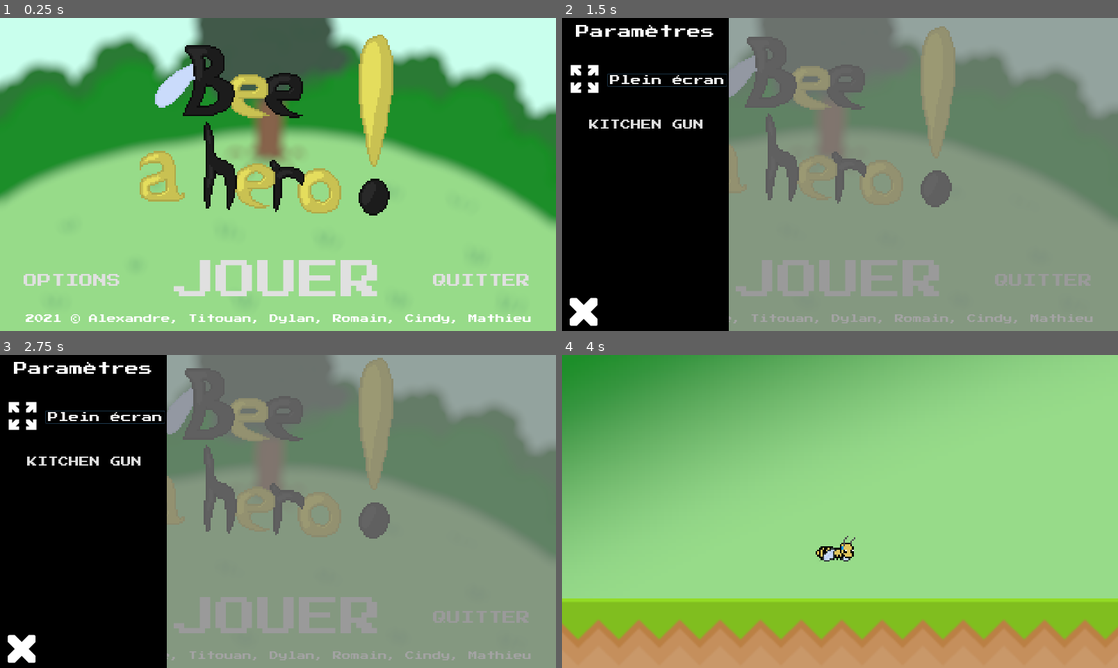
Above: before the commit, frames 1-4 (two rows, left to right).
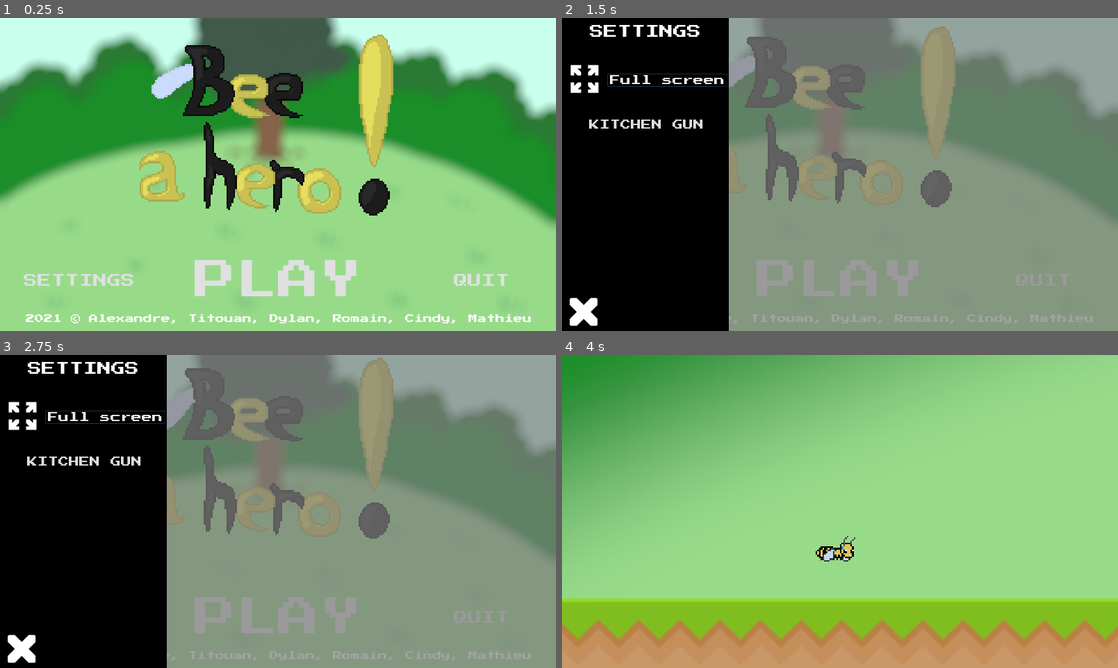
Above: after the commit, the same moments.

Repository: djalexkidd/bee-a-hero
Game: Godot game, scene res://scenes/MainMenu.tscn
Two runs of this game, one before a commit and one after it. Both use one fixed random seed, a clock stepped at 60 frames per second and the inputs below.
Inputs:
- Up to frame 1 (0.25 s): no input
- Up to frame 2 (1.5 s): click "OPTIONS" (after the commit: "SETTINGS") at 0.5 s; click "Plein écran" (after the commit: "Full screen") at 1.25 s
- Up to frame 3 (2.75 s): click "JOUER" (after the commit: "PLAY") at 2 s
- Up to frame 4 (4 s): click "JOUER" (after the commit: "PLAY") at 2.75 s; tap Enter (fire) at 3.5, 3.6 s; hold Right (right) from 3.53 s (still down)

The runs differ from the first frame. In frame 1, 2.8% of the frame differs, in the area x 4-96%, y 14-89%; in frame 2, 2.8%; in frame 3, 2.8%; in frame 4, nothing differs.

Commit message:
Traduction

Diff:
--- a/scenes/MainMenu.tscn
+++ b/scenes/MainMenu.tscn
@@ -171,7 +171,7 @@
 position = Vector2( 613, 211 )
 scale = Vector2( 4, 4 )
 frames = SubResource( 11 )
-frame = 1
+frame = 2
 playing = true
 
 [node name="AnimationPlayer" type="AnimationPlayer" parent="AnimatedSprite"]
@@ -205,7 +205,7 @@
 margin_right = 246.0
 margin_bottom = -64.0
 custom_fonts/font = SubResource( 3 )
-text = "JOUER"
+text = "MENU_PLAY"
 flat = true
 __meta__ = {
 "_edit_use_anchors_": false
@@ -219,7 +219,7 @@
 margin_right = 284.0
 margin_bottom = -96.0
 custom_fonts/font = SubResource( 4 )
-text = "OPTIONS"
+text = "MENU_OPTIONS"
 flat = true
 __meta__ = {
 "_edit_use_anchors_": false
@@ -235,7 +235,7 @@
 margin_right = -53.0
 margin_bottom = -96.0
 custom_fonts/font = SubResource( 4 )
-text = "QUITTER"
+text = "MENU_QUIT"
 flat = true
 __meta__ = {
 "_edit_use_anchors_": false
@@ -269,7 +269,7 @@
 margin_left = -384.0
 margin_bottom = 64.0
 custom_fonts/font = SubResource( 5 )
-text = "Paramètres"
+text = "MENU_SETTINGS"
 align = 1
 valign = 1
 __meta__ = {
@@ -282,7 +282,7 @@
 margin_right = -4.0
 margin_bottom = 158.0
 custom_fonts/font = SubResource( 10 )
-text = "Plein écran"
+text = "OPTION_FULL"
 flat = true
 __meta__ = {
 "_edit_use_anchors_": false
--- a/translation/locale.csv
+++ b/translation/locale.csv
@@ -2,3 +2,8 @@
 PAUSE_CONTINUE,CONTINUER,CONTINUE
 PAUSE_RESTART,RECOMMENCER,RESTART
 PAUSE_QUIT,QUITTER,QUIT
+OPTION_FULL,Plein écran,Full screen
+MENU_PLAY,JOUER,PLAY
+MENU_OPTIONS,OPTIONS,SETTINGS
+MENU_QUIT,QUITTER,QUIT
+MENU_SETTINGS,PARAMÈTRES,SETTINGS
